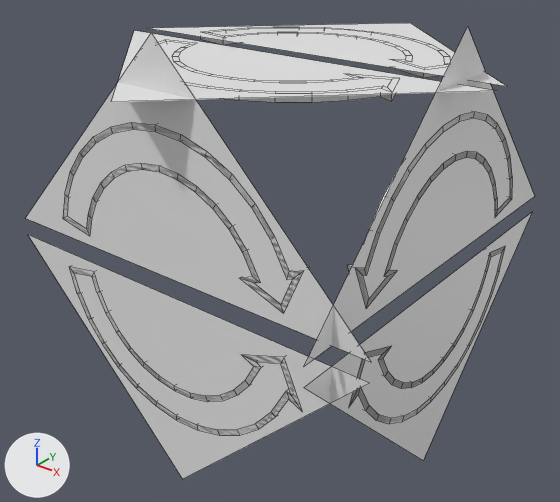
Two versions of the Blender file Assets/Meshes/RotateTool.blend, one commit apart.
Both versions are drawn from a 50 mm lens placed at (1.348, -1.74, 0.974), pointed at (-0.004, -0.05, -0.074). Lighting does not change. The marker at lower left points along +X, +Y and +Z. Mesh edges are drawn as thin lines.

Objects in the first picture: 'Col', 'Col.001', 'Col.002', 'Col.003', 'Col.004', 'Col.005', 'XCCWArrow', 'XCWArrow', 'YCCWArrow', 'YCWArrow', 'ZCCWArrow', 'ZCWArrow'.
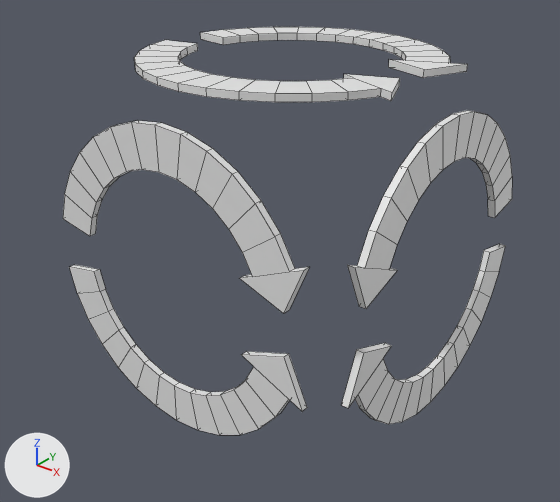
Location of each change, (x1, y1, x2, y2) in pixels of the pictures (560 x 502 px):
'Col', hidden
    before: (26, 33, 371, 362)
'Col.001', hidden
    before: (29, 235, 370, 479)
'Col.003', hidden
    before: (304, 27, 534, 366)
'Col.002', hidden
    before: (304, 213, 532, 460)
'ZCWArrow', reshaped
    before: (63, 122, 309, 313)
    after: (63, 121, 309, 313)
'ZCCWArrow', reshaped
    before: (69, 267, 301, 435)
    after: (69, 265, 307, 435)
'XCCWArrow', reshaped
    before: (347, 112, 512, 309)
    after: (347, 110, 512, 309)
'Col.004', hidden
    before: (112, 30, 494, 102)
'XCWArrow', reshaped
    before: (349, 247, 505, 424)
    after: (341, 244, 505, 424)
'Col.005', hidden
    before: (150, 23, 506, 86)
'YCCWArrow', reshaped
    before: (158, 40, 400, 102)
    after: (134, 40, 400, 102)
'YCWArrow', reshaped (8% wider)
    before: (201, 27, 450, 78)
    after: (200, 27, 468, 78)
part 1 of me_circle_008, cut back
    before: (69, 267, 301, 435)
    after: (69, 267, 302, 435)
part 2 of me_circle_007, cut back
    both: (355, 112, 512, 309)
part 3 of me_circle_006, cut back
    before: (158, 40, 400, 93)
    after: (134, 40, 400, 93)
part 4 of me_circle_004, cut back
    before: (349, 247, 505, 424)
    after: (349, 246, 505, 424)
part 5 of me_circle_003, cut back
    both: (63, 122, 304, 313)
part 6 of me_circle_002, cut back
    before: (201, 27, 450, 70)
    after: (201, 27, 464, 70)

Patch to the scene script:
```diff
--- a/Assets/Meshes/RotateTool.blend.py
+++ b/Assets/Meshes/RotateTool.blend.py
@@ me_circle_008 @@
 # used by ob_zccwarrow; location = (0.0, 0.0, 0.0); rotation_euler = (1.571, 0.0, 0.0), in degrees (90, 0, 0)
-me_circle_008.from_pydata(...)  # 124 vertices, 109 faces; spans x -0.431..0.44, y -0.437..-0.057, z 0.5..0.521
+me_circle_008.from_pydata(...)  # 62 vertices, 59 faces; spans x -0.431..0.44, y -0.437..-0.057, z 0.5..0.521
+# me_circle_008 part 1
+# 62 vertices are removed from x -0.409..0.408, y -0.42..-0.076, z 0.512..0.521
+# 78 faces are deleted
+# 28 new faces join them
@@ me_circle_007 @@
 # used by ob_xccwarrow; location = (0.0, 0.0, 0.0); rotation_euler = (1.571, 0.0, 0.0), in degrees (90, 0, 0)
-me_circle_007.from_pydata(...)  # 124 vertices, 109 faces; spans x 0.5..0.521, y 0.057..0.437, z -0.431..0.44
+me_circle_007.from_pydata(...)  # 62 vertices, 59 faces; spans x 0.5..0.521, y 0.057..0.437, z -0.431..0.44
+# me_circle_007 part 2
+# 62 vertices are removed from x 0.512..0.521, y 0.076..0.42, z -0.409..0.408
+# 78 faces are deleted
+# 28 new faces join them
@@ me_circle_006 @@
 # used by ob_yccwarrow; location = (0.0, 0.0, 0.0); rotation_euler = (1.571, 0.0, 0.0), in degrees (90, 0, 0)
-me_circle_006.from_pydata(...)  # 124 vertices, 109 faces; spans x -0.431..0.44, y 0.5..0.521, z 0.057..0.437
+me_circle_006.from_pydata(...)  # 62 vertices, 59 faces; spans x -0.431..0.44, y 0.5..0.521, z 0.057..0.437
+# me_circle_006 part 3
+# 62 vertices are removed from x -0.409..0.408, y 0.512..0.521, z 0.076..0.42
+# 78 faces are deleted
+# 28 new faces join them
@@ me_circle_004 @@
 # used by ob_xcwarrow; location = (0.0, 0.0, 0.0); rotation_euler = (1.571, 0.0, 0.0), in degrees (90, 0, 0)
-me_circle_004.from_pydata(...)  # 124 vertices, 109 faces; spans x 0.5..0.521, y -0.437..-0.057, z -0.431..0.44
+me_circle_004.from_pydata(...)  # 62 vertices, 59 faces; spans x 0.5..0.521, y -0.437..-0.057, z -0.431..0.44
+# me_circle_004 part 4
+# 62 vertices are removed from x 0.512..0.521, y -0.42..-0.076, z -0.409..0.408
+# 78 faces are deleted
+# 28 new faces join them
@@ me_circle_003 @@
 # used by ob_zcwarrow; location = (0.0, 0.0, 0.0); rotation_euler = (1.571, 0.0, 0.0), in degrees (90, 0, 0)
-me_circle_003.from_pydata(...)  # 124 vertices, 109 faces; spans x -0.431..0.44, y 0.057..0.437, z 0.5..0.521
+me_circle_003.from_pydata(...)  # 62 vertices, 59 faces; spans x -0.431..0.44, y 0.057..0.437, z 0.5..0.521
+# me_circle_003 part 5
+# 62 vertices are removed from x -0.409..0.408, y 0.076..0.42, z 0.512..0.521
+# 78 faces are deleted
+# 28 new faces join them
@@ me_circle_002 @@
 # used by ob_ycwarrow; location = (0.0, 0.0, 0.0); rotation_euler = (1.571, 0.0, 0.0), in degrees (90, 0, 0)
-me_circle_002.from_pydata(...)  # 124 vertices, 109 faces; spans x -0.431..0.44, y 0.5..0.521, z -0.437..-0.057
+me_circle_002.from_pydata(...)  # 62 vertices, 59 faces; spans x -0.431..0.44, y 0.5..0.521, z -0.437..-0.057
+# me_circle_002 part 6
+# 62 vertices are removed from x -0.409..0.408, y 0.512..0.521, z -0.42..-0.076
+# 78 faces are deleted
+# 28 new faces join them
@@ ob_col_005 @@
 ob_col_005.rotation_euler = (1.571, 0.0, 0.0)  # degrees (90, 0, 0)
+ob_col_005.hide_viewport = True
@@ ob_col_004 @@
 ob_col_004.rotation_euler = (1.571, 0.0, 0.0)  # degrees (90, 0, 0)
+ob_col_004.hide_viewport = True
@@ ob_col_003 @@
 ob_col_003.rotation_euler = (1.571, 0.0, 0.0)  # degrees (90, 0, 0)
+ob_col_003.hide_viewport = True
@@ ob_col_002 @@
 ob_col_002.rotation_euler = (1.571, 0.0, 0.0)  # degrees (90, 0, 0)
+ob_col_002.hide_viewport = True
@@ ob_col_001 @@
 ob_col_001.rotation_euler = (1.571, 0.0, 0.0)  # degrees (90, 0, 0)
+ob_col_001.hide_viewport = True
@@ ob_col @@
 ob_col.rotation_euler = (1.571, 0.0, 0.0)  # degrees (90, 0, 0)
+ob_col.hide_viewport = True
```
